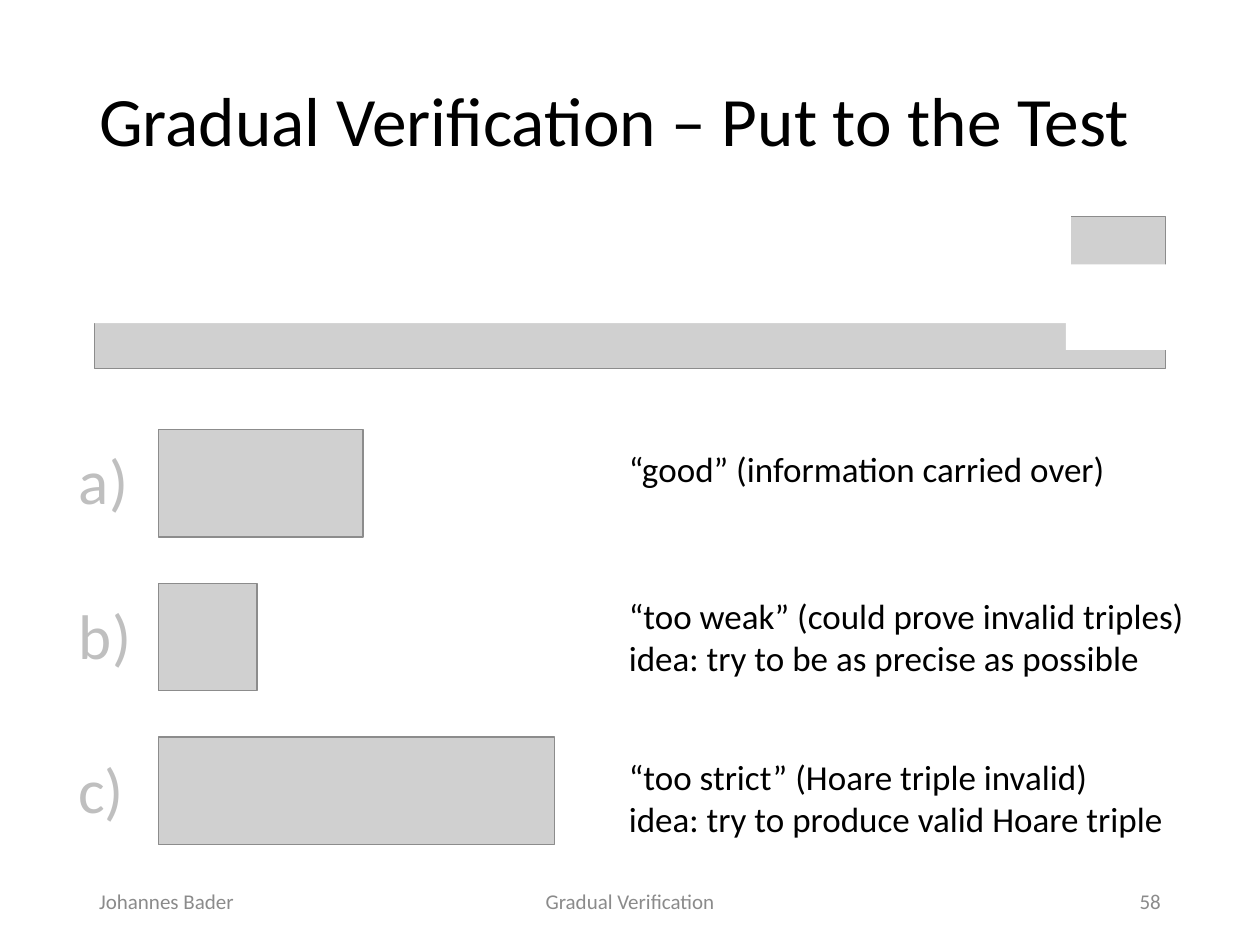
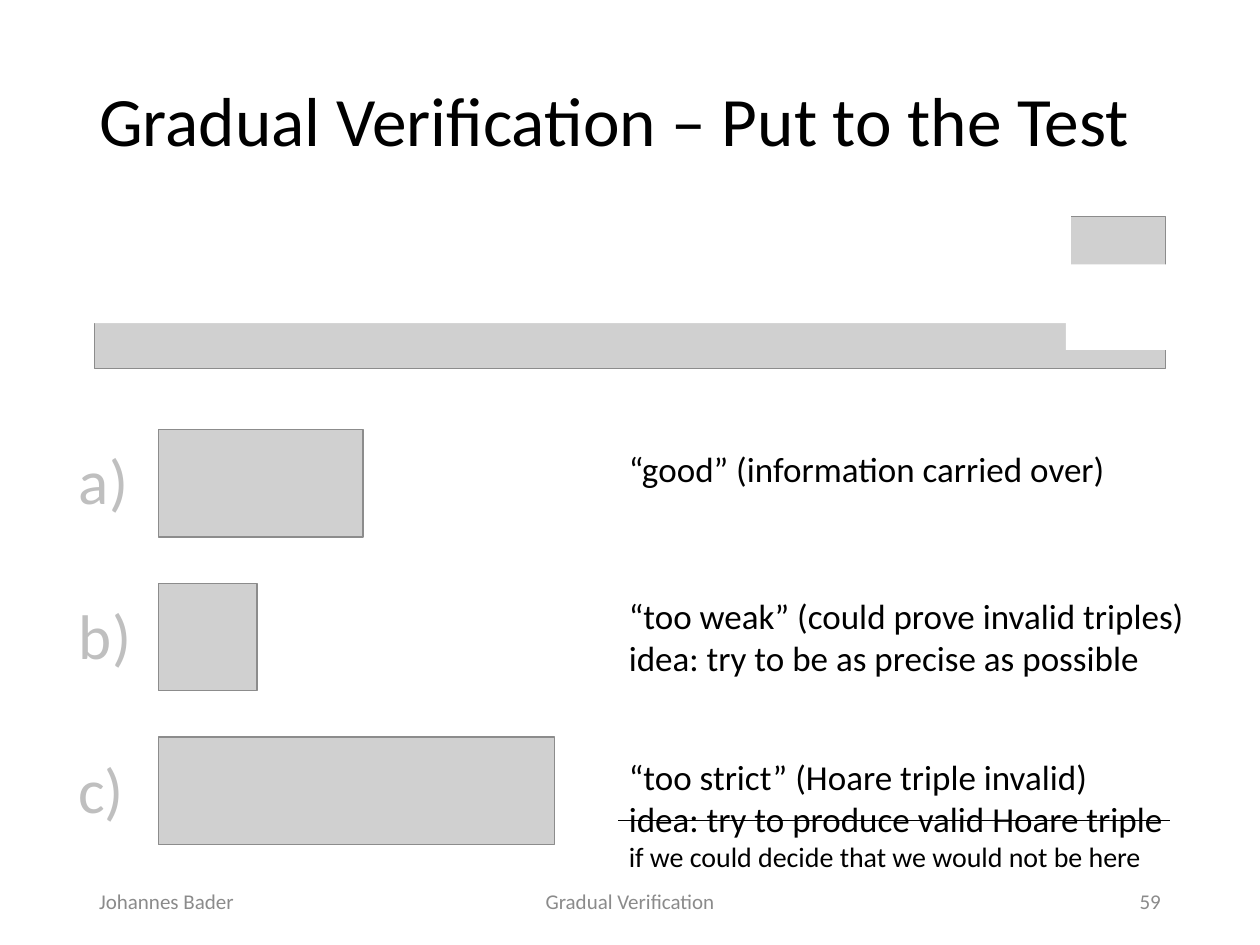
Before and after one commit to olydis/GradVerThesis, a slide deck: slide 59 of presentation/PLunch.pptx (slide 58 before the commit). Drawn at 1260x945 pixels with LibreOffice and Linux fonts; fonts in the diff are those of the drawing; grey boxes stand for pictures. Boxes give left, top, right and bottom in pixels: in the first picture for what was removed or moved away, otherwise in the second. Text is boxed around its words. In the diff, an @@ line names an element or a change of style, - is before the commit and + after.

```diff
--- a/presentation/PLunch.pptx
+++ b/presentation/PLunch.pptx
@@ line added from (619, 822) to (1169, 822), #000000 0.5 pt @@
@@ text added at [629,847,1141,868], 16 pt, text #000000 @@
+if we could decide that we would not be here
@@ page number at [1140,895,1161,909]: text changed @@
-58
+59
```
Also in this commit, not shown: 8 other slides changed, 2 slides added.
